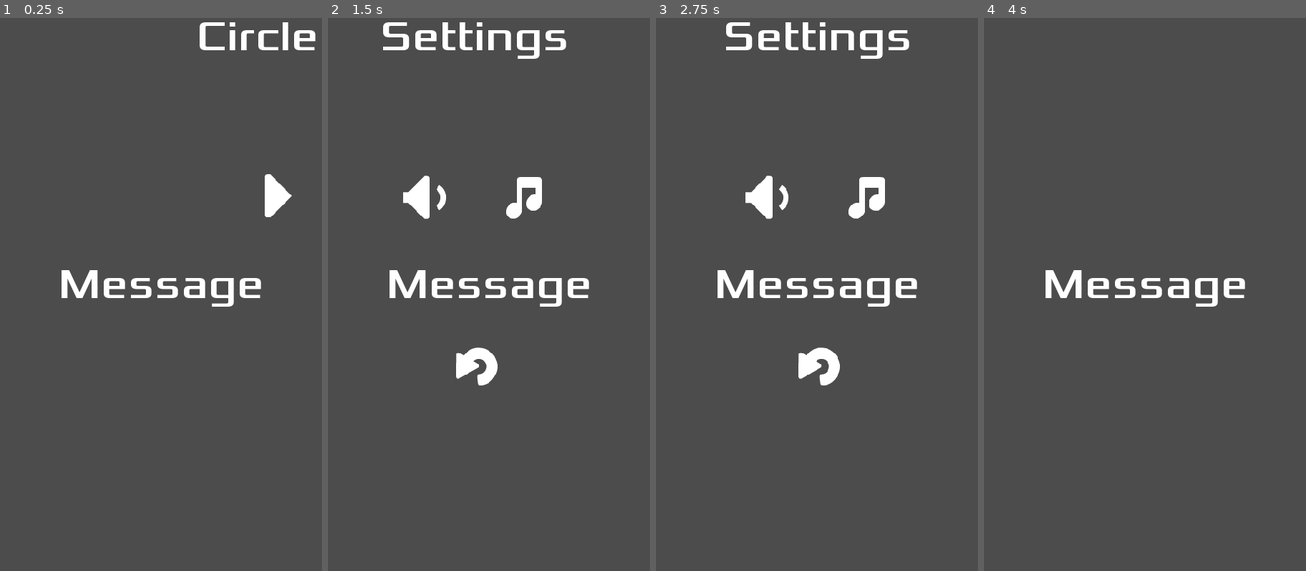
Above: before the commit, frames 1-4 (left to right).
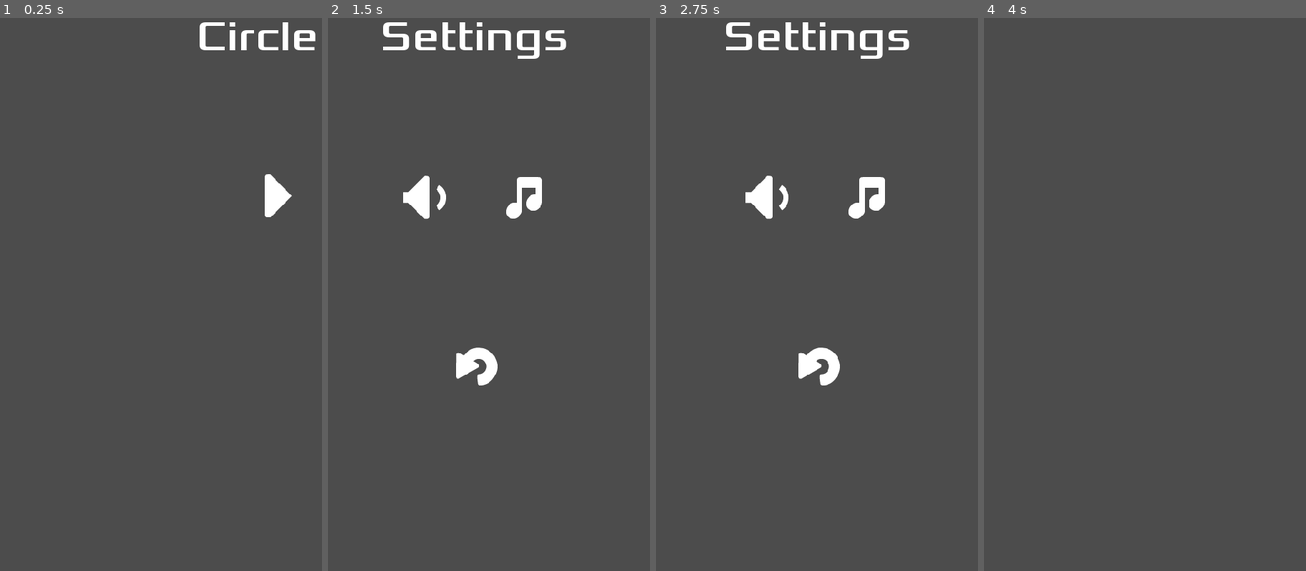
Above: after the commit, the same moments.

Repository: jagc/circleJump
Game: Godot game, scene res://objects/main.tscn
The game is run twice, just before and just after one commit, with the same random seed, the same clock (stepped at 60 frames per second) and the same inputs.
Inputs (mouse positions are in pixels of both pictures, inside the frame that each line leads up to):
- Up to frame 1 (0.25 s): no input
- Up to frame 2 (1.5 s): click (540, 194) at 0.5 s; tap Enter at 1.25 s; move the mouse to (559, 255) at 1.27 s; click (559, 255) at 1.42 s
- Up to frame 3 (2.75 s): click (746, 194) at 2 s
- Up to frame 4 (4 s): click (1196, 194) at 2.75 s; click (1145, 366) at 3.5 s

The runs differ from the first frame. In frame 1, 1.4% of the frame differs, in the area x 19-82%, y 45-53%; in frame 2, 1.4%; in frame 3, 1.4%; in frame 4, 1.4%.

Commit message:
added sound capabilities of the game

Diff:
--- a/UI/HUD.tscn
+++ b/UI/HUD.tscn
@@ -117,6 +117,7 @@
 text = "100"
 
 [node name="message" type="Label" parent="."]
+visible = false
 anchor_top = 0.5
 anchor_right = 1.0
 anchor_bottom = 0.5
--- a/UI/screens.tscn
+++ b/UI/screens.tscn
@@ -1,9 +1,10 @@
-[gd_scene load_steps=5 format=2]
+[gd_scene load_steps=6 format=2]
 
 [ext_resource path="res://scripts/screens.gd" type="Script" id=1]
 [ext_resource path="res://UI/titleScreen.tscn" type="PackedScene" id=2]
 [ext_resource path="res://UI/settingsScreen.tscn" type="PackedScene" id=3]
 [ext_resource path="res://UI/gameOverScreen.tscn" type="PackedScene" id=4]
+[ext_resource path="res://assets/audio/menu_click.wav" type="AudioStream" id=5]
 
 [node name="screens" type="Node"]
 script = ExtResource( 1 )
@@ -13,3 +14,6 @@
 [node name="settingsScreen" parent="." instance=ExtResource( 3 )]
 
 [node name="gameOverScreen" parent="." instance=ExtResource( 4 )]
+
+[node name="click" type="AudioStreamPlayer" parent="."]
+stream = ExtResource( 5 )
--- a/objects/circle.tscn
+++ b/objects/circle.tscn
@@ -1,9 +1,10 @@
-[gd_scene load_steps=10 format=2]
+[gd_scene load_steps=11 format=2]
 
 [ext_resource path="res://scripts/circle.gd" type="Script" id=1]
 [ext_resource path="res://objects/color.shader" type="Shader" id=2]
 [ext_resource path="res://assets/images/circle1_n.png" type="Texture" id=3]
 [ext_resource path="res://assets/fonts/Xolonium-Regular.ttf" type="DynamicFontData" id=4]
+[ext_resource path="res://assets/audio/89.ogg" type="AudioStream" id=5]
 
 [sub_resource type="ShaderMaterial" id=1]
 shader = ExtResource( 2 )
@@ -124,3 +125,6 @@
 text = "3"
 align = 1
 valign = 1
+
+[node name="beep" type="AudioStreamPlayer" parent="."]
+stream = ExtResource( 5 )
--- a/objects/jumper.tscn
+++ b/objects/jumper.tscn
@@ -1,8 +1,10 @@
-[gd_scene load_steps=7 format=2]
+[gd_scene load_steps=9 format=2]
 
 [ext_resource path="res://scripts/jumper.gd" type="Script" id=1]
 [ext_resource path="res://objects/color.shader" type="Shader" id=2]
 [ext_resource path="res://assets/images/jumper.png" type="Texture" id=3]
+[ext_resource path="res://assets/audio/70.ogg" type="AudioStream" id=4]
+[ext_resource path="res://assets/audio/88.ogg" type="AudioStream" id=5]
 
 [sub_resource type="ShaderMaterial" id=1]
 shader = ExtResource( 2 )
@@ -50,5 +52,11 @@
 joint_mode = 2
 begin_cap_mode = 2
 end_cap_mode = 2
+
+[node name="jump" type="AudioStreamPlayer" parent="."]
+stream = ExtResource( 4 )
+
+[node name="capture" type="AudioStreamPlayer" parent="."]
+stream = ExtResource( 5 )
 [connection signal="area_entered" from="." to="." method="_on_jumper_area_entered"]
 [connection signal="viewport_exited" from="VisibilityNotifier2D" to="." method="_on_VisibilityNotifier2D_viewport_exited"]
--- a/objects/main.tscn
+++ b/objects/main.tscn
@@ -1,8 +1,9 @@
-[gd_scene load_steps=4 format=2]
+[gd_scene load_steps=5 format=2]
 
 [ext_resource path="res://scripts/main.gd" type="Script" id=1]
 [ext_resource path="res://UI/screens.tscn" type="PackedScene" id=2]
 [ext_resource path="res://UI/HUD.tscn" type="PackedScene" id=3]
+[ext_resource path="res://assets/audio/Music_Light-Puzzles.ogg" type="AudioStream" id=4]
 
 [node name="main" type="Node2D"]
 script = ExtResource( 1 )
@@ -20,4 +21,7 @@
 [node name="screens" parent="." instance=ExtResource( 2 )]
 
 [node name="HUD" parent="." instance=ExtResource( 3 )]
+
+[node name="music" type="AudioStreamPlayer" parent="."]
+stream = ExtResource( 4 )
 [connection signal="startGame" from="screens" to="." method="newGame"]
--- a/project.godot
+++ b/project.godot
@@ -19,6 +19,10 @@
 run/main_scene="res://objects/main.tscn"
 config/icon="res://icon.png"
 
+[autoload]
+
+settings="*res://scripts/settings.gd"
+
 [display]
 
 window/size/width=480
--- a/scripts/circle.gd
+++ b/scripts/circle.gd
@@ -54,6 +54,8 @@
 func checkOrbits():
 	if abs($pivot.rotation - orbitStart) > 2 * PI:
 		currentOrbits -= 1
+		if settings.enableSound:
+			$beep.play()
 		$Label.text = str(currentOrbits)
 		if currentOrbits <= 0:
 			jumper.die()
--- a/scripts/jumper.gd
+++ b/scripts/jumper.gd
@@ -21,6 +21,8 @@
 	target.implode()
 	target = null
 	velocity = transform.x * jumpSpeed
+	if settings.enableSound:
+		$jump.play()
 
 # 'area' is the circle.gd object
 func _on_jumper_area_entered(area):
@@ -34,6 +36,8 @@
 	velocity = Vector2.ZERO
 
 	emit_signal("captured", area, is_rotatingClockwise)
+	if settings.enableSound:
+		$capture.play()
 
 func _physics_process(delta):
 	if trail.points.size() > trailLength:
@@ -60,7 +64,7 @@
 	if !target:
 		emit_signal("died")
 		die()
-	call_deferred("_reloadMainScene")
-
-func _reloadMainScene():
-	return get_tree().reload_current_scene()
+#	call_deferred("_reloadMainScene")
+#
+#func _reloadMainScene():
+#	return get_tree().reload_current_scene()
--- a/scripts/main.gd
+++ b/scripts/main.gd
@@ -23,6 +23,8 @@
 	spawnCircle($startPosition.position)
 	$HUD.show()
 	$HUD.showMessage("Go!")
+	if settings.enableMusic:
+		$music.play()
 
 func spawnCircle(_position = null):
 	var c = circle.instance()
@@ -45,3 +47,5 @@
 	get_tree().call_group("circles", "implode")
 	$screens.gameOver()
 	$HUD.hide()
+	if settings.enableMusic:
+		$music.stop()
--- a/scripts/screens.gd
+++ b/scripts/screens.gd
@@ -14,6 +14,8 @@
 		button.connect("pressed", self, "_on_button_pressed", [button.name])
 
 func _on_button_pressed(name):
+	if settings.enableSound:
+		$click.play()
 	match name:
 		"home":
 			changeScreen($titleScreen)
--- /dev/null
+++ b/scripts/settings.gd
@@ -0,0 +1,6 @@
+extends Node
+
+var enableSound = true
+var enableMusic = true
+
+var circlesPerLevel = 5
